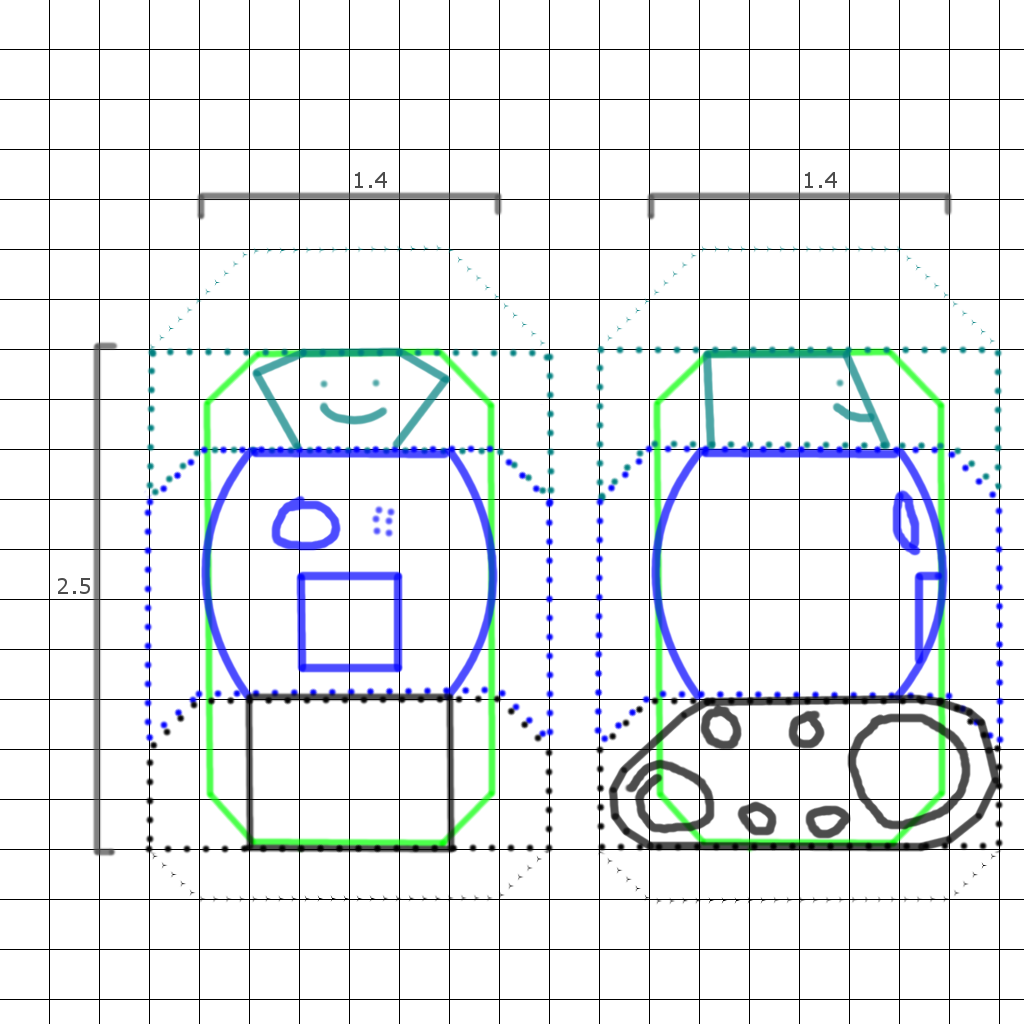
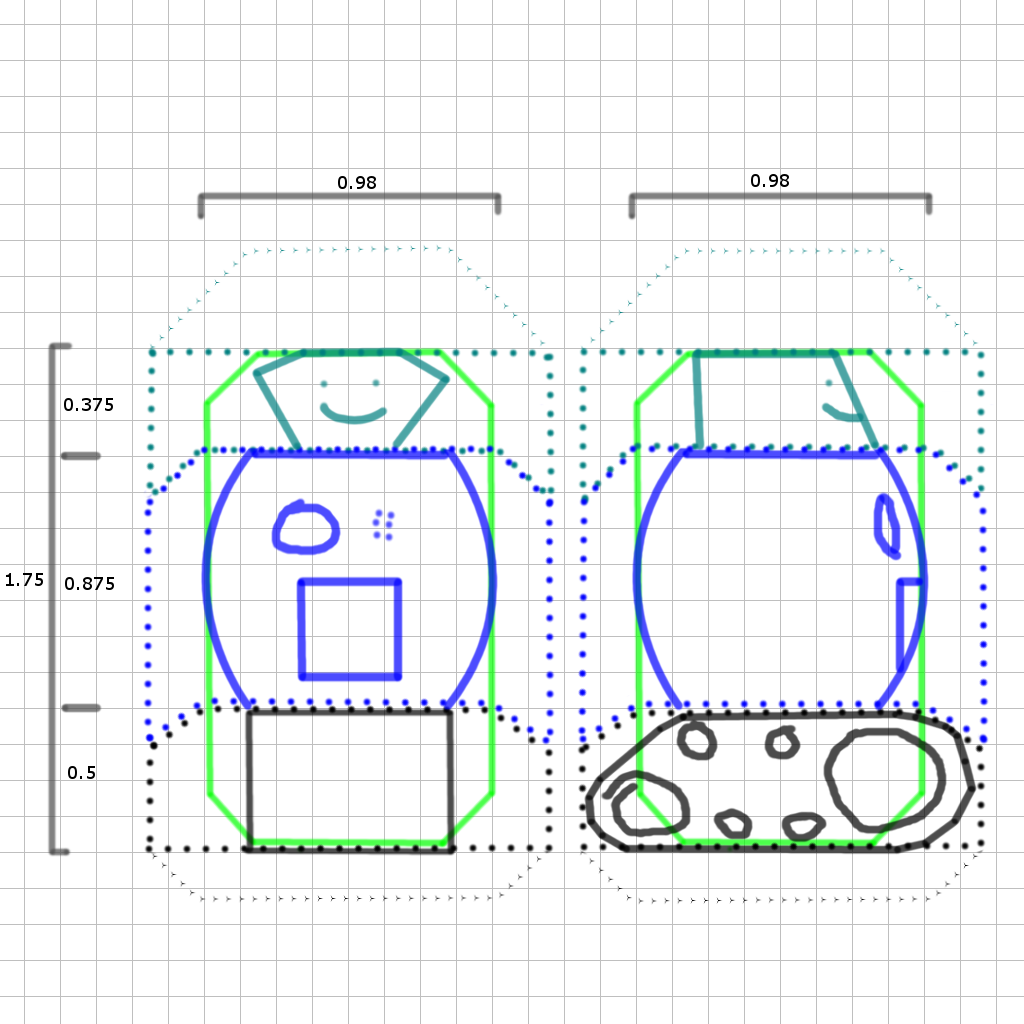
Layers edited between the first and the second 1024 x 1024 image:
painted on "Drive" over (242, 691, 1001, 857)
painted on "Body" over (200, 426, 948, 712)
painted on "Ornament" over (691, 349, 892, 452)
painted on "Drive Limits" over (149, 694, 1004, 905)
painted on "Body Limits" over (145, 444, 1005, 745)
painted on "Ornament Limits" over (578, 245, 1003, 505)
painted on "Capsule" over (632, 347, 947, 854)
painted on "Dimensions" over (6, 172, 953, 857)
painted on "Background" over (0, 0, 1024, 1024)
